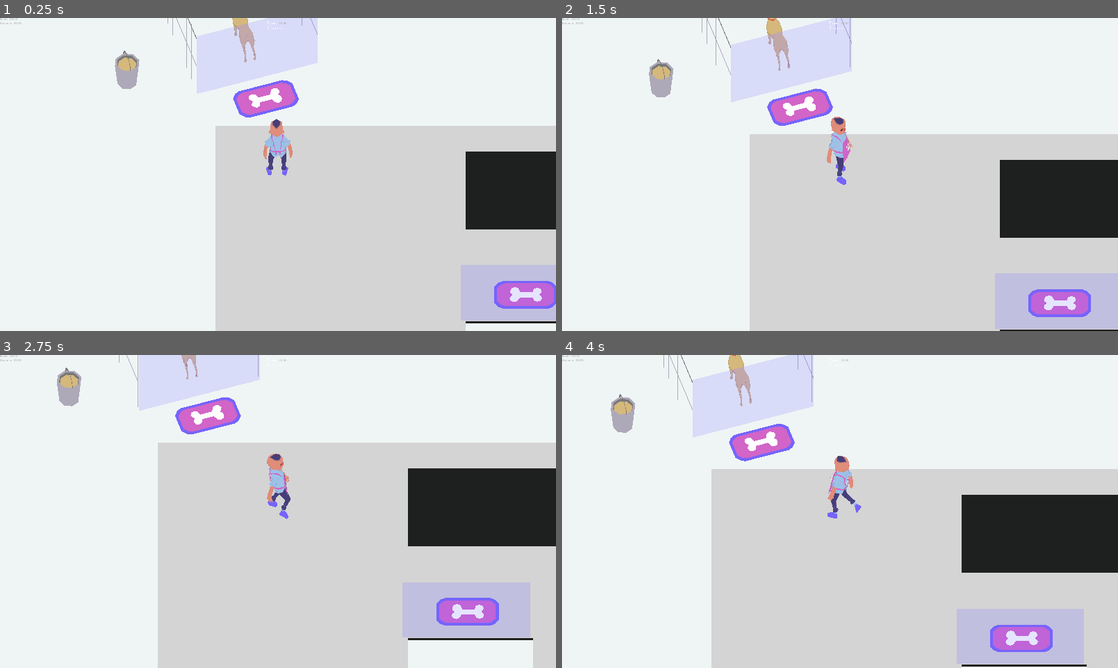
Above: before the commit, frames 1-4 (two rows, left to right).
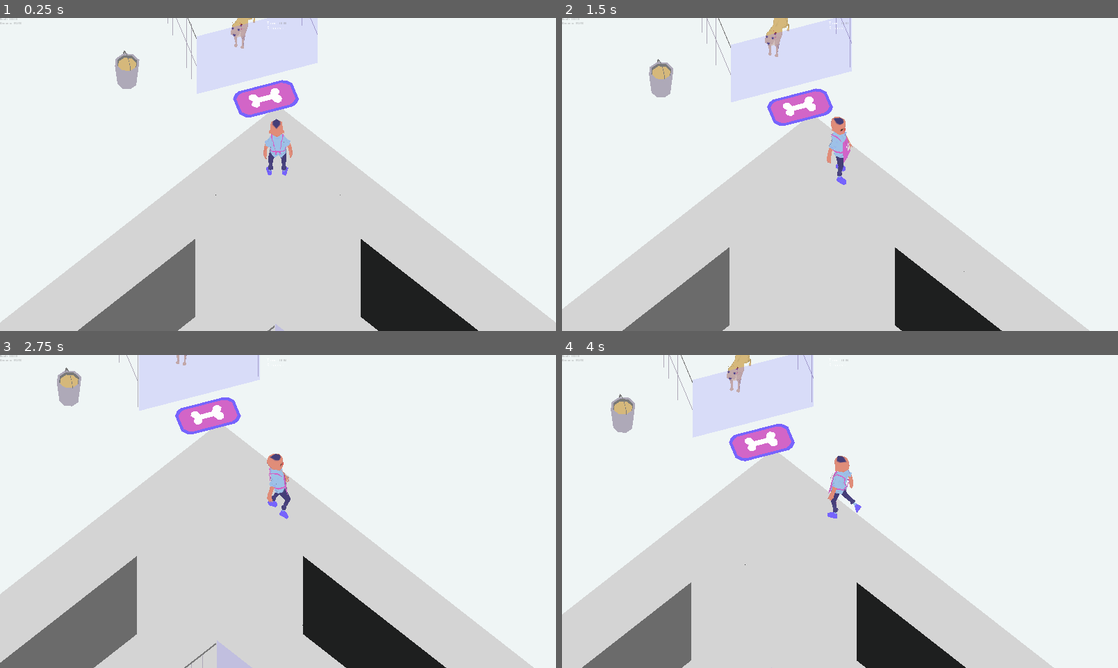
Above: after the commit, the same moments.

Repository: DevinPentecost/ld42
Game: Godot game, scene res://test_scenes/CharacterTest.tscn
Same seed, same stepped clock (60 frames per second), same inputs: the game is played once before the commit and once after it. The project has no main scene, so this scene is started directly.
Inputs (mouse positions are in pixels of both pictures, inside the frame that each line leads up to):
- Up to frame 1 (0.25 s): no input
- Up to frame 2 (1.5 s): tap Enter at 0.5 s; move the mouse to (962, 158) at 0.52 s; hold D (player_move_right) 0.53-1.28 s; tap Space (player_action) at 0.6, 1.35 s; click (962, 158) at 0.67 s; move the mouse to (728, 190) at 1.27 s; hold S (player_move_down) from 1.28 s (still down)
- Up to frame 3 (2.75 s): move the mouse to (333, 442) at 2.02 s; release S (player_move_down) at 2.03 s; hold D (player_move_right) from 2.03 s (still down); tap Space (player_action) at 2.1 s
- Up to frame 4 (4 s): move the mouse to (812, 574) at 2.77 s; release D (player_move_right) at 2.78 s; hold W (player_move_up) 2.78-3.53 s; tap Space (player_action) at 2.85, 3.6 s; click (812, 574) at 2.92 s; move the mouse to (1006, 558) at 3.52 s; hold A (player_move_left) from 3.53 s (still down)

The runs differ from the first frame. In frame 1, 30% of the frame differs, in the area x 0-100%, y 0-100%; in frame 2, 31%; in frame 3, 40%; in frame 4, 35%.

Commit message:
Dogs randomly rotated, game rotated 45 degrees

Diff:
--- a/project/objects/game_grid/GameGrid.tscn
+++ b/project/objects/game_grid/GameGrid.tscn
@@ -4,4 +4,6 @@
 
 [node name="GameGrid" type="Spatial"]
 
+transform = Transform( 0.707107, 0, -0.707107, 0, 1, 0, 0.707107, 0, 0.707107, 0, 0, 0 )
 script = ExtResource( 1 )
+_sections_unfolded = [ "Transform" ]
--- a/project/objects/kennel/DogArea.gd
+++ b/project/objects/kennel/DogArea.gd
@@ -13,3 +13,6 @@
 	#Put it there
 	dog_node.transform.origin.x = x_pos
 	dog_node.transform.origin.z = z_pos
+
+	#Rotate it
+	dog_node.rotation.y = rand_range(0, 2*PI)
--- a/project/objects/player/Player.tscn
+++ b/project/objects/player/Player.tscn
@@ -95,10 +95,6 @@
 transform = Transform( -8.14603e-008, 0, 0.5, 0, 0.5, 0, -0.5, 0, -8.14603e-008, 0, 0, 0 )
 _sections_unfolded = [ "Transform" ]
 
-[node name="AnimationPlayer" parent="PlayerModel" index="1"]
-
-autoplay = "idle"
-
 [node name="InteractArea" type="Area" parent="." index="4"]
 
 input_ray_pickable = false
@@ -131,6 +127,3 @@
 [connection signal="area_entered" from="InteractArea" to="." method="_on_InteractArea_area_entered"]
 
 [connection signal="area_exited" from="InteractArea" to="." method="_on_InteractArea_area_exited"]
-
-
-[editable path="PlayerModel"]
